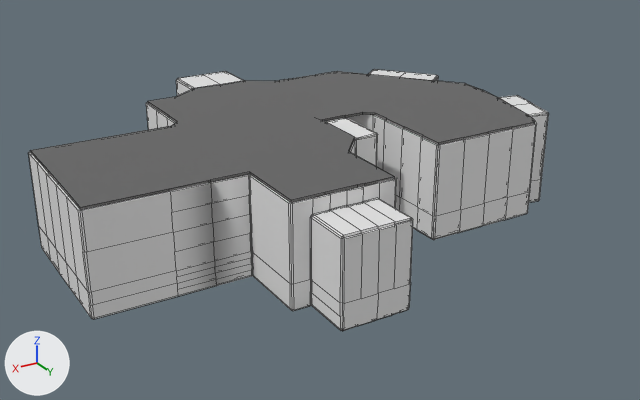
The FBX model Assets/Temporary/Base/Base.fbx, before and after one commit.
Both versions are drawn from a 50 mm camera at (21.9, 31.5, 15.6) aimed at (4.2, 1.9, 0.8). The axes (+X, +Y, +Z) are drawn at lower left. The lights are the same throughout. The first picture is the older version. Mesh edges are drawn as thin lines. Where no turn or scale is listed for an object, it has been applied to the vertices.
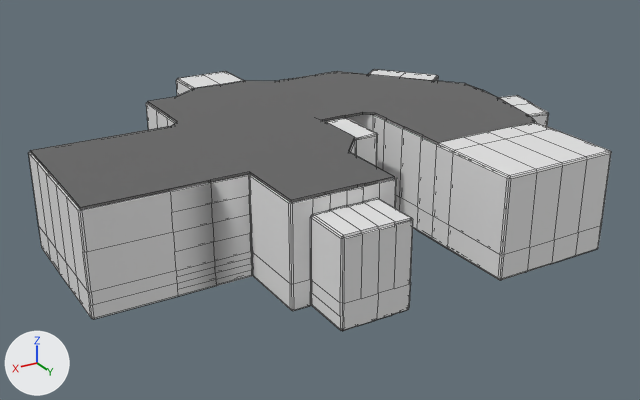
What differs and where, as boxes (x1, y1, x2, y2) in the pictures (640 x 400 px):
'Plane', reshaped (12% wider)
    before: (29, 69, 549, 331)
    after: (29, 69, 611, 331)
part 1 of me_plane_003, built on
    before: (418, 120, 537, 240)
    after: (418, 120, 611, 280)
part 2 of me_plane_003, recoloured
    before: (459, 197, 529, 233)

The edits, one by one:
me_plane_003 is used by ob_plane; location (0.0, 0.0, 0.0).
me_plane_003 had 1706 vertices, 1679 faces and spanned x -5.9..15.1, y -7.9..10.0, z -0.1..4.1.
me_plane_003 now has 1828 vertices, 1802 faces and spans x -5.9..15.1, y -7.9..10.1, z -0.1..4.1.
Part 1, on me_plane_003:
24 vertices are removed from x -3.8..1.3, y 6.0..6.1, z -0.1..4.0.
78 faces are deleted.
10 vertices in x -2.5..1.3, y 6.1, z -0.1..4.0 move by (0.0, 0.9, 0.0).
4 vertices in x -3.7..0.0, y 6.1, z 0.0 move by (0.0, 3.9, -0.1).
3 vertices in x -3.7..-1.2, y 6.1, z 1.0 move by (0.0, 4.0, -1.1).
7 vertices move from x -3.8..0.0, y 6.0..6.1, z 0.0..4.0 to x -3.8..0.0, y 6.0..10.0, z 0.0..4.1.
84 vertices are added at x -3.8..1.3, y 6.0..10.1, z -0.1..4.1.
16 new vertices lie (0.0, 1.0, 0.0) away from vertices in x -3.8..1.3, y 5.0..6.0, z -0.1..4.0.
22 new vertices lie (0.0, 3.0, 0.0) away from vertices in x -3.8..1.3, y 6.0..7.0, z -0.1..4.1.
11 new vertices lie (0.0, 0.0, 1.0) away from vertices in x -3.8..0.0, y 6.0..10.1, z 0.0.
7 new vertices lie (0.0, 0.0, 3.0) away from vertices in x -3.8..-1.2, y 6.0..10.1, z 1.0.
6 new vertices lie (-1.2, 0.0, 0.0) away from vertices in x -3.7..1.2, y 6.1..10.1, z 4.0..4.1.
164 new faces join them, mat_main (white #e7e7e7).
37 new faces join them, mat_floor1 (grey #929292).
me_plane_003 part 2: 4 faces spanning x -3.7..0.0, y 7.0..10.1, z -0.1 switch from mat_main (white #e7e7e7) to mat_floor1 (grey #929292).
